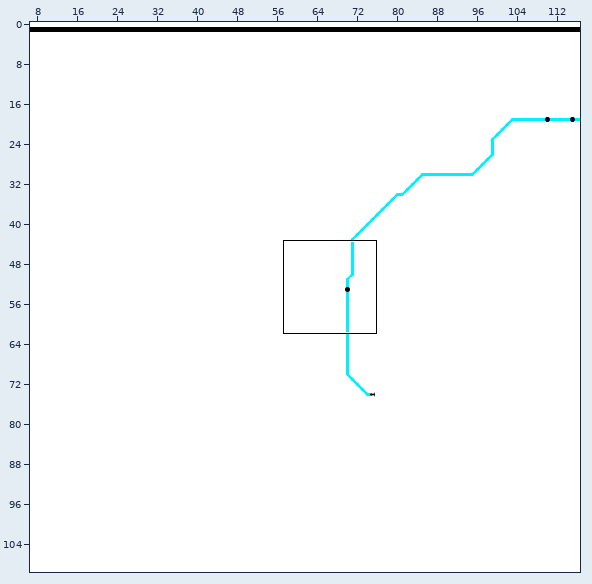
An edit to a level. Tiled map, Brampton Manor Academy/2D London Underground Simulator/Maps/level_1.tmx. The first picture is a wide view before the edit; the outline marks the close-up.
Close-up. Before:
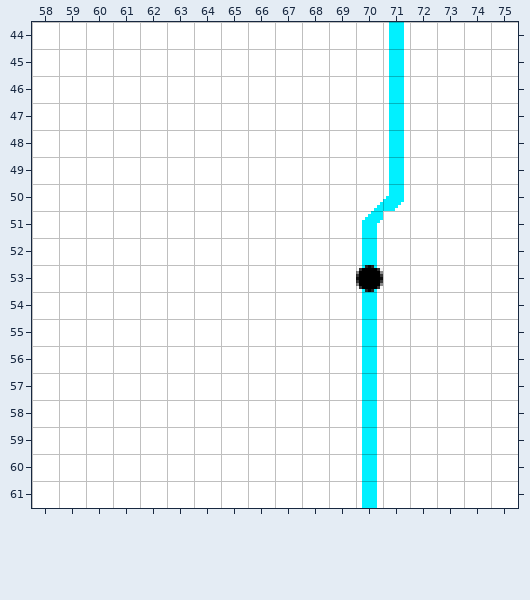
Cells are 9x9 px. Shown: x 58..75, y 44..61. The commit also changed other parts of the map, which this record leaves out.
Once edited:
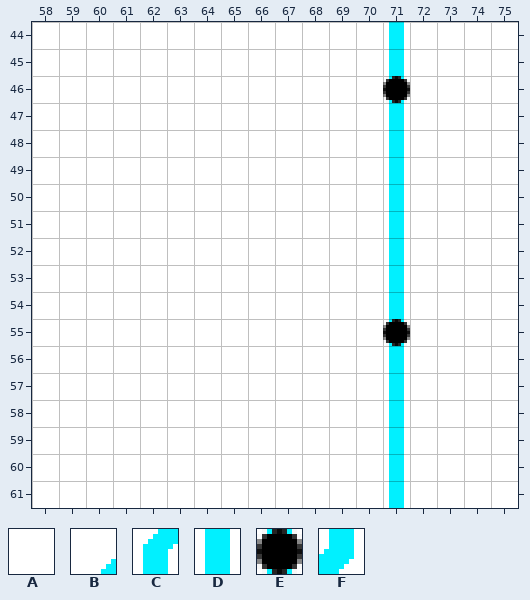
Key: from "tileset": A 9, B 10, C 80, D 90, E 140, F 200.
_ is an empty cell, . an unchanged one.
Change:
--- layer "Tile Layer 1"
@@ x 71..71 @@
-46 D
+46 E
@@ x 70..71 @@
-50 BF
-51 CA
-52 DA
-53 EA
-54 DA
-55 DA
-56 DA
-57 DA
-58 DA
-59 DA
-60 DA
-61 DA
+50 AD
+51 AD
+52 AD
+53 AD
+54 AD
+55 AE
+56 AD
+57 AD
+58 AD
+59 AD
+60 AD
+61 AD
